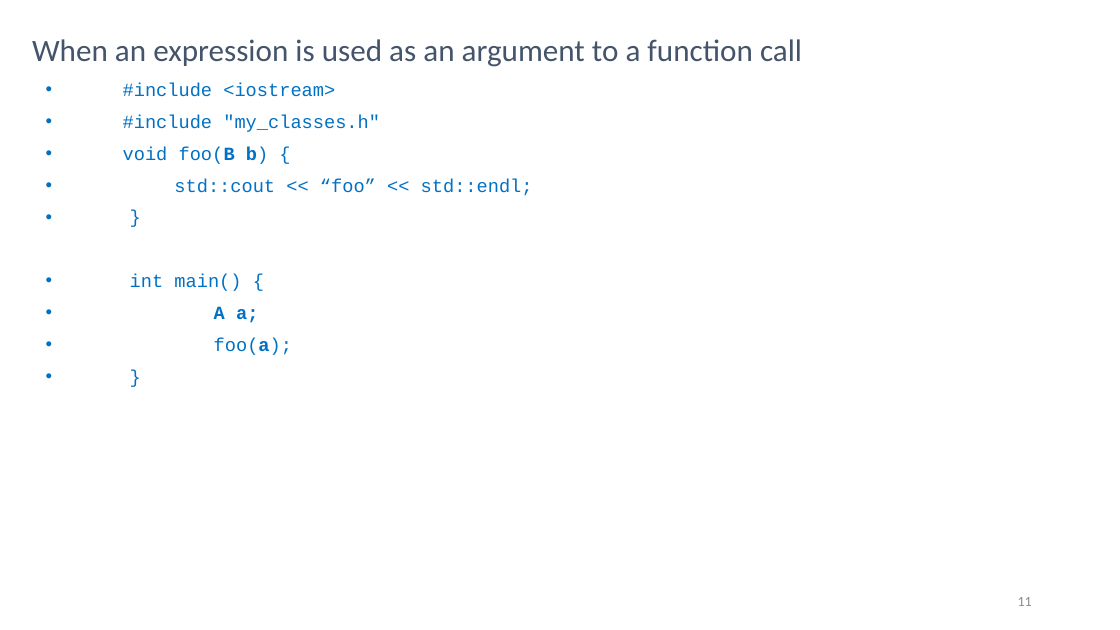
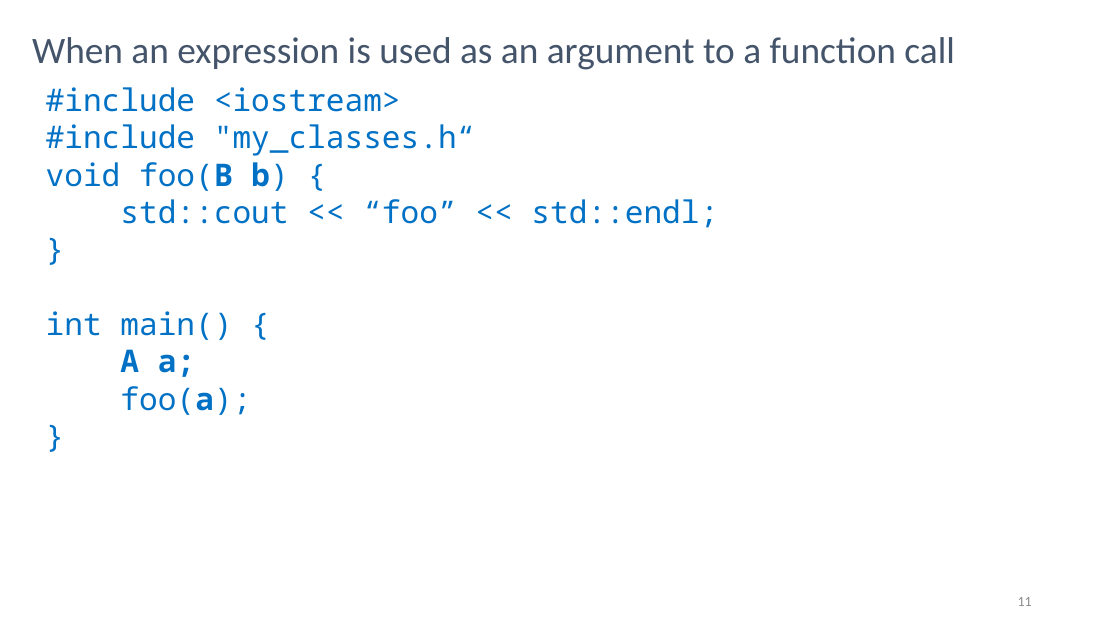
Before and after one commit to rarutyun/cpp-courses, a slide deck: slide 11 of 05_casts/05_Type_Conversion.pptx. Drawn at 1120x630 pixels with LibreOffice and Linux fonts; fonts in the diff are those of the drawing. Boxes give left, top, right and bottom in pixels: in the first picture for what was removed or moved away, otherwise in the second. Text is boxed around its words. In the diff, an @@ line names an element or a change of style, - is before the commit and + after.

```diff
--- a/05_casts/05_Type_Conversion.pptx
+++ b/05_casts/05_Type_Conversion.pptx
@@ title "When an expression is used ..." at [32,37,954,70]: size 20 to 24 pt @@
@@ text at [46,87,718,415]: size 12 to 20 pt, font Courier New to Noto Sans Mono in "#include <iostream>", "void foo(B b) {", "std::cout << “foo” << std::endl;", "}" and 4 more places; bullet • to none; line spacing 0.9 to 1; less space between paragraphs @@
@@ text at [46,124,476,156]: text changed; size 12 to 20 pt; font Courier New to Noto Sans Mono @@
-• #include "my_classes.h"
+#include "my_classes.h“
```
Also in this commit, not shown: 23 other slides changed, 2 other files.
